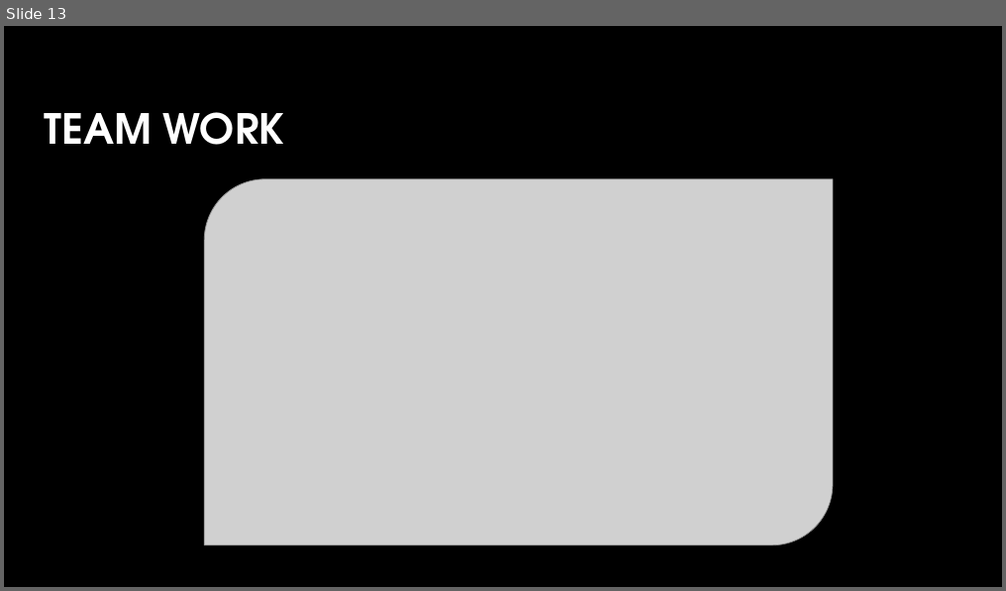
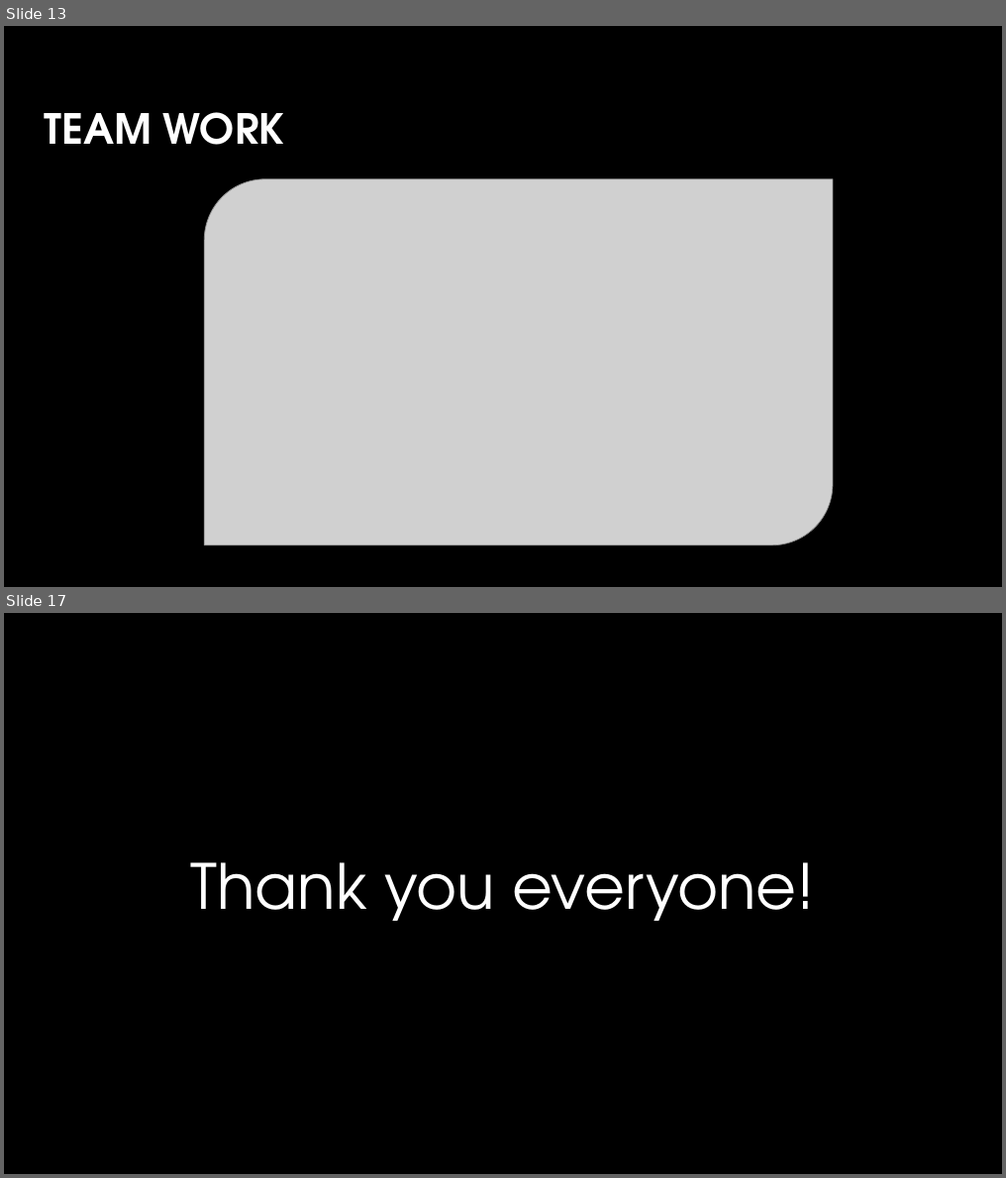
Before and after one commit to Steven-lei/Password-Generator, a slide deck: document/Presentation Password Generator.pptx. Shown one above the other, each under a label of ours: slide 13 before the commit, slides 13 and 17 after it; the slides between them are not shown. The pictures are 1006x591 and 1006x1178 pixels, drawn with LibreOffice and Linux fonts; fonts in the diff are those of the drawing; grey boxes stand for pictures; background and template pictures are left out. Boxes give left, top, right and bottom in pixels: in the first picture for what was removed or moved away, otherwise in the second. Text is boxed around its words. In the diff, an @@ line names an element or a change of style, - is before the commit and + after.

```diff
--- a/document/Presentation Password Generator.pptx
+++ b/document/Presentation Password Generator.pptx
@@ slide 17 added at box(4, 613, 1002, 1174), background #000000 @@
@@ text added at box(191, 862, 816, 921), 60 pt, text #FFFFFF @@
+Thank you everyone!
```
Also in this commit, not shown: 3 slides changed, 2 other slides added, 2 slides removed.
